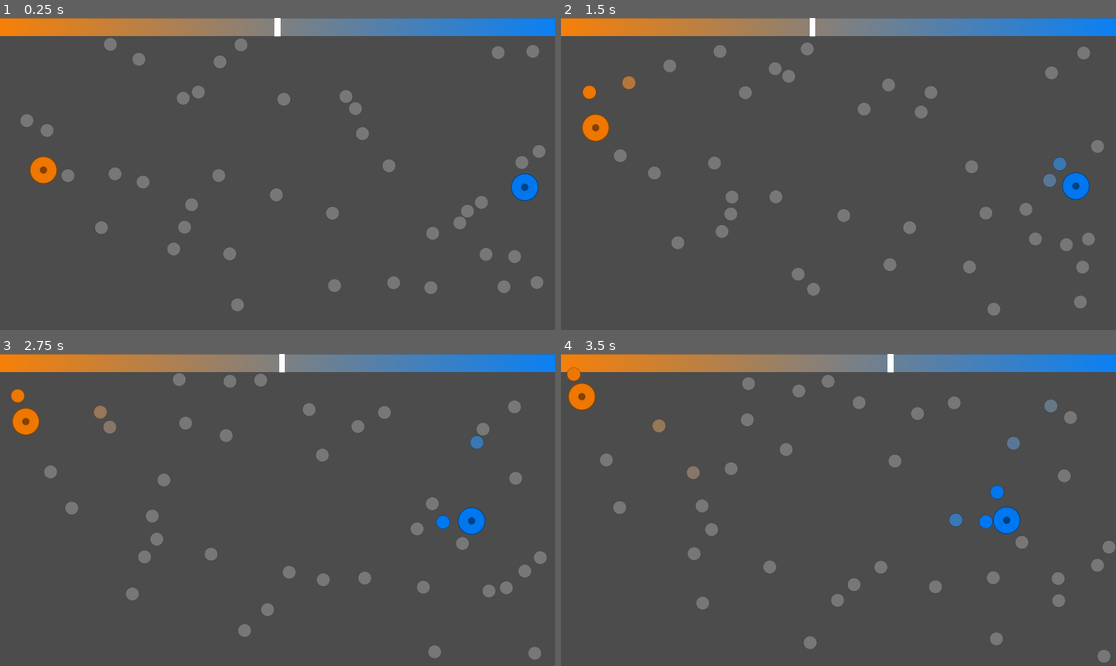
Above: before the commit, frames 1-4 (two rows, left to right).
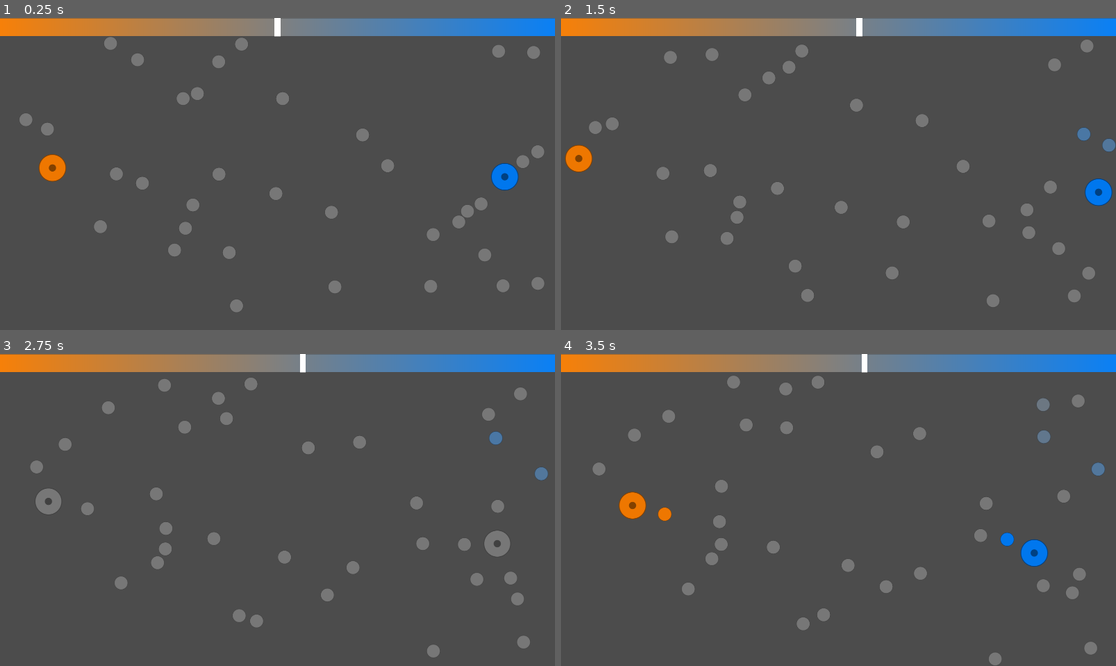
Above: after the commit, the same moments.

Repository: TomLarrow/Bounce_Battle
Game: Godot game, scene res://Main/Main.tscn
Two runs of this game, one before a commit and one after it. Both use one fixed random seed, a clock stepped at 60 frames per second and the inputs below.
Inputs:
- Up to frame 1 (0.25 s): no input
- Up to frame 2 (1.5 s): hold Shift (blue_input_key) 0.53-1.28 s; tap Shift (blue_input_key) at 1.35 s
- Up to frame 3 (2.75 s): hold Shift (blue_input_key) from 2.03 s (still down)
- Up to frame 4 (3.5 s): release Shift (blue_input_key) at 2.78 s; tap Shift (blue_input_key) at 2.85 s

The runs differ from the first frame. In frame 1, 2.0% of the frame differs, in the area x 3-99%, y 6-95%; in frame 2, 5.8%; in frame 3, 6.6%; in frame 4, 7.0%, in the area x 1-100%, y 0-100%.

Commit message:
working game with fluid scoring bar

Diff:
--- a/Main/Ball_Controller.gd
+++ b/Main/Ball_Controller.gd
@@ -27,4 +27,5 @@
 
 	score = totalscore/num_balls
 	#print(score)
-	score_bar.position.x=((score*100 -40) * 96)
+	var score_destination=((score*100 -40) * 96)
+	score_bar.position.x= score_bar.position.x + (score_destination - score_bar.position.x)*delta
--- a/Main/Main.tscn
+++ b/Main/Main.tscn
@@ -3,7 +3,7 @@
 [ext_resource path="res://Main/gradient.png" type="Texture" id=1]
 [ext_resource path="res://Main/Ball_Controller.gd" type="Script" id=2]
 [ext_resource path="res://Main/bar.png" type="Texture" id=3]
-[ext_resource path="res://Players/Player.tscn" type="PackedScene" id=4]
+[ext_resource path="res://Players/Player_Controller.tscn" type="PackedScene" id=4]
 
 [sub_resource type="RectangleShape2D" id=1]
 
@@ -97,8 +97,8 @@
 [node name="Ball_Controller" type="Node" parent="." index="1"]
 
 script = ExtResource( 2 )
-ball_speed = 60
-num_balls = 40
+ball_speed = 40
+num_balls = 35
 
 [node name="Score_Bar" type="Sprite" parent="Ball_Controller" index="0"]
 
@@ -106,17 +106,6 @@
 texture = ExtResource( 3 )
 _sections_unfolded = [ "Transform" ]
 
-[node name="Player" parent="." index="2" instance=ExtResource( 4 )]
+[node name="Player_Controller" parent="." index="2" instance=ExtResource( 4 )]
 
-position = Vector2( 156.087, 553.859 )
-mass = 10000.0
-custom_integrator = true
-ball_speed = 120
-score = 0.0
-
-[node name="Player2" parent="." index="3" instance=ExtResource( 4 )]
-
-position = Vector2( 1787.45, 586.587 )
-mass = 10000.0
-ball_speed = 120
-score = 1.0
+player_speed = 120
--- /dev/null
+++ b/Player_Controller.gd
@@ -0,0 +1,31 @@
+extends Node
+
+export (int) var player_speed
+onready var player = preload("res://Players/Player.tscn")
+var orange
+var blue
+
+
+func _ready():
+	orange = player.instance()
+	orange.position=Vector2(200, 1080/2)
+	orange.player_speed = player_speed
+	orange.score = 0
+	add_child(orange)
+
+	blue = player.instance()
+	blue.position=Vector2(1920-200, 1080/2)
+	blue.player_speed = player_speed
+	blue.score = 1
+	add_child(blue)
+
+func _process(delta):
+	if Input.is_action_pressed("orange_input_key"):
+		orange._lightweight()
+	else:
+		orange._return_to_normal()
+
+	if Input.is_action_pressed("blue_input_key"):
+		blue._lightweight()
+	else:
+		blue._return_to_normal()
--- a/Players/Player.gd
+++ b/Players/Player.gd
@@ -1,14 +1,28 @@
 extends RigidBody2D
 
-export (int) var ball_speed
+export (int) var player_speed
 export (float) var score
+onready var ball_texture = get_node("Player_Sprite")
+var original_score
 
 func _ready():
+	original_score = score
+	self.set_meta("player", true)
+	set_color(score)
+	var initial_velocity = Vector2( rand_range(-1, 1), rand_range( -1, 1)).normalized()
+	apply_impulse(Vector2(), initial_velocity * player_speed)
 
-	self.set_meta("player", true)
 
+func set_color(score):
 	var score_color = Color(1.0-score,0.5,score,1)
-	get_node("Player_Sprite").modulate = score_color
+	ball_texture.modulate = score_color
 
-	var initial_velocity = Vector2( rand_range(-1, 1), rand_range( -1, 1)).normalized()
-	apply_impulse(Vector2(), initial_velocity * ball_speed)
+func _lightweight():
+	score = 0.5
+	mass=9
+	set_color(score)
+
+func _return_to_normal():
+	score = original_score
+	mass=1000
+	set_color(score)
--- a/Players/Player.tscn
+++ b/Players/Player.tscn
@@ -14,7 +14,7 @@
 collision_layer = 1
 collision_mask = 1
 mode = 0
-mass = 100.0
+mass = 1000.0
 friction = 0.0
 bounce = 1.0
 gravity_scale = 0.0
@@ -29,7 +29,7 @@
 angular_velocity = 0.0
 angular_damp = -1.0
 script = ExtResource( 1 )
-ball_speed = null
+player_speed = null
 score = null
 
 [node name="Player_Sprite" type="Sprite" parent="." index="0"]
--- /dev/null
+++ b/Players/Player_Controller.tscn
@@ -0,0 +1,8 @@
+[gd_scene load_steps=2 format=2]
+
+[ext_resource path="res://Player_Controller.gd" type="Script" id=1]
+
+[node name="Player_Controller" type="Node"]
+
+script = ExtResource( 1 )
+player_speed = null
